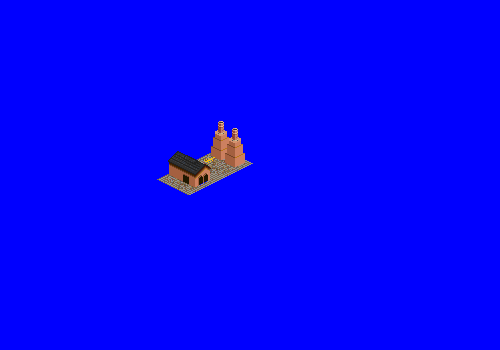
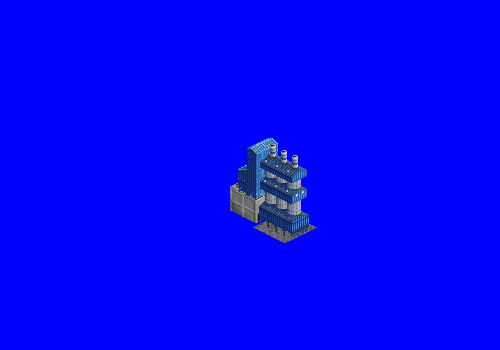
The second 500 × 350 image is a revision of the first. Changes to its layers:
added group "vertical kiln" with 4 layers above "Set 1" over left=253, top=144, right=317, bottom=243
added layer "greeble" in group "vertical kiln" over left=264, top=159, right=289, bottom=192
added layer "chimneys" in group "vertical kiln" over left=268, top=144, right=298, bottom=170
added layer "kilns" in group "vertical kiln" over left=259, top=154, right=309, bottom=240
added layer "ground tile" in group "vertical kiln" over left=253, top=212, right=317, bottom=243
added group "Set 1" with 2 layers above "Old" over left=221, top=138, right=285, bottom=227
added layer "Layer 1" in group "Set 1" over left=230, top=138, right=278, bottom=223
moved "main building" into group "Old" over left=157, top=121, right=221, bottom=195
moved "Kiln" into group "Old" over left=189, top=121, right=253, bottom=179
